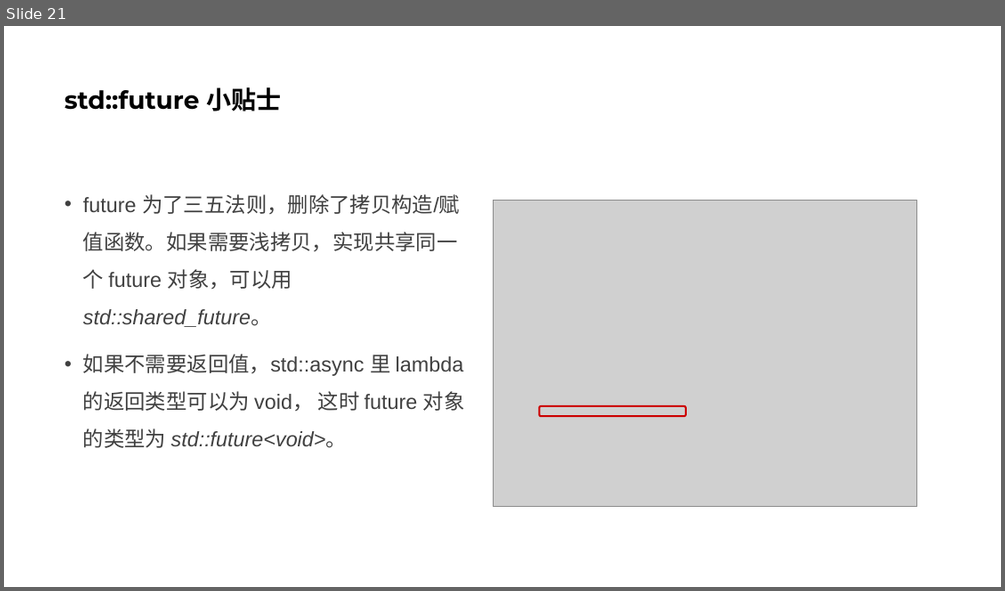
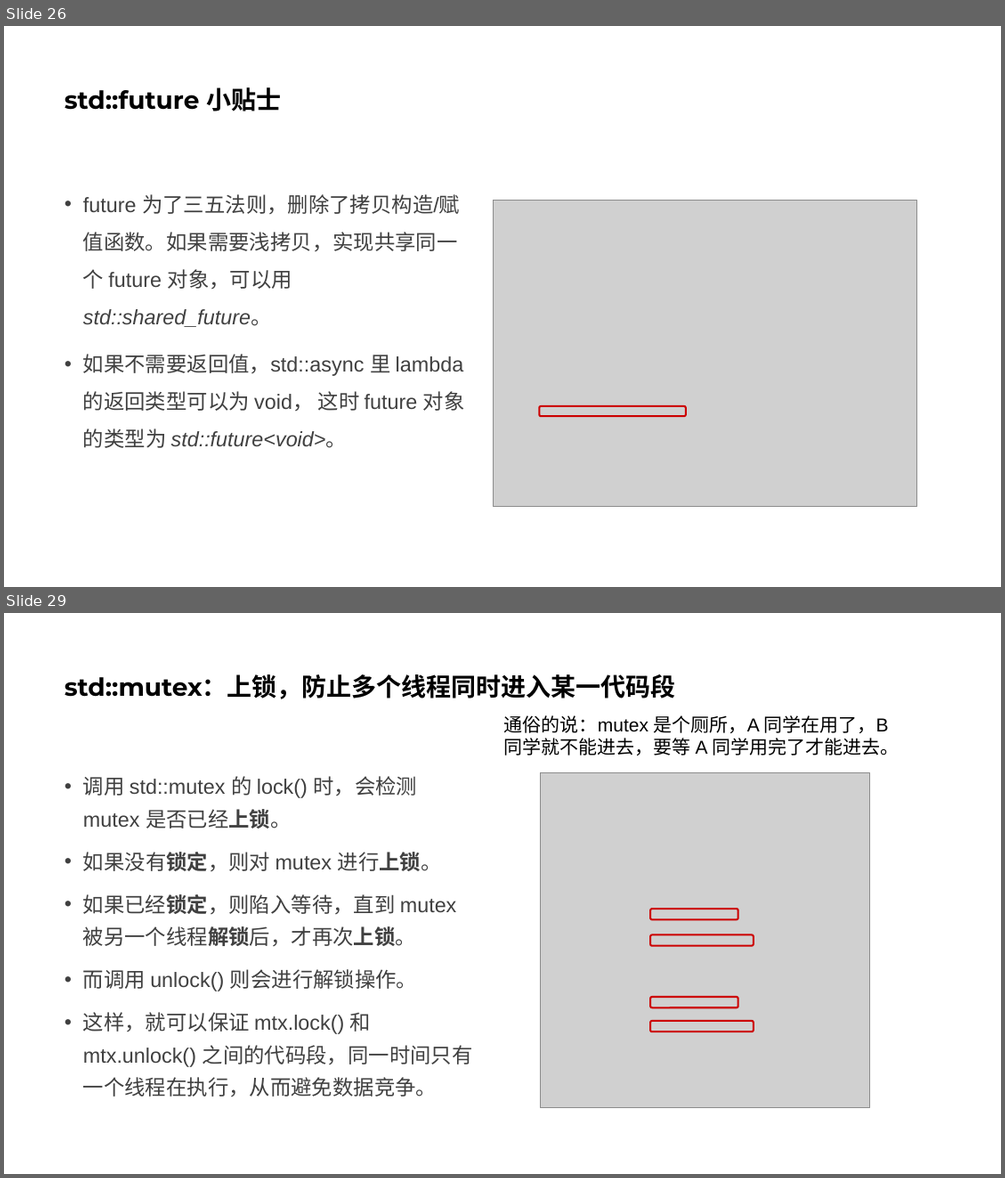
Before and after one commit to parallel101/course, a slide deck: 05/slides.pptx. Shown one above the other, each under a label of ours: slide 21 before the commit, slides 26 and 29 after it; the slides between them are not shown. The pictures are 1005x591 and 1005x1178 pixels, drawn with LibreOffice and Linux fonts; fonts in the diff are those of the drawing; grey boxes stand for pictures. Boxes give left, top, right and bottom in pixels: in the first picture for what was removed or moved away, otherwise in the second. Text is boxed around its words. In the diff, an @@ line names an element or a change of style, - is before the commit and + after.

```diff
--- a/05/slides.pptx
+++ b/05/slides.pptx
@@ slide 29 added at [4, 613, 1001, 1174], background #FFFFFF @@
@@ title added at [65, 674, 676, 699], 24 pt, text #000000, bold @@
+std::mutex：上锁，防止多个线程同时进入某一代码段
@@ text added at [504, 715, 898, 755], 18 pt, text #000000 @@
+通俗的说：mutex 是个厕所，A 同学在用了，B 同学就不能进去，要等 A 同学用完了才能进去。
@@ picture added at [540, 772, 869, 1107] @@
@@ text added at [83, 776, 473, 1096], 20 pt, text #404040 @@
+• 调用 std::mutex 的 lock() 时，会检测 mutex 是否已经上锁。
+• 如果没有锁定，则对 mutex 进行上锁。
+• 如果已经锁定，则陷入等待，直到 mutex 被另一个线程解锁后，才再次上锁。
+• 而调用 unlock() 则会进行解锁操作。
+• 这样，就可以保证 mtx.lock() 和 mtx.unlock() 之间的代码段，同一时间只有一个线程在执行，从而避免数据竞争。
@@ rounded rectangle added at [650, 908, 737, 919], outline #CC0000 1.75 pt @@
@@ rounded rectangle added at [650, 934, 753, 946], outline #CC0000 1.75 pt @@
@@ rounded rectangle added at [650, 997, 737, 1008], outline #CC0000 1.75 pt @@
@@ rounded rectangle added at [650, 1021, 753, 1032], outline #CC0000 1.75 pt @@
@@ what was slide 21 is now slide 26 @@
```
Also in this commit, not shown: 4 slides changed, 9 other slides added, 22 other files.
